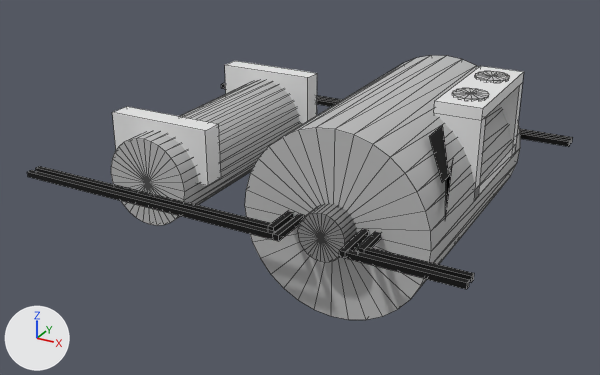
What one commit did to the OBJ model assets/buildings/Generator.obj.
Before and after are seen from a 50 mm lens placed at (8.37, -15.9, 7.14), pointed at (-0.16, -0.4, -0.61). Every picture has the same lights, and +X, +Y and +Z are marked at lower left. Mesh edges are drawn as thin lines. Where no turn or scale is listed for an object, it has been applied to the vertices. Vertices at the same position are counted once.

Names of what the first picture shows: 'Generator'.
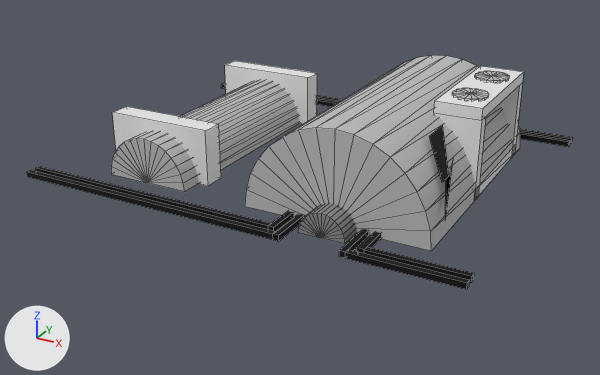
Where the change shows, as pixel boxes (x1, y1, x2, y2) in the pictures (600 x 375 px; the box of a moved part takes in the faces that stretch with it):
'Generator', reshaped (12% shorter)
    before: (27, 55, 573, 320)
    after: (27, 55, 573, 289)
part 1 of me_generator, cut back
    before: (111, 82, 523, 320)
    after: (273, 82, 523, 241)
part 2 of me_generator, moved or reshaped
    both: (434, 113, 486, 200)

What the commit changed:
me_generator is used by ob_generator; location (0.0, 0.0, 0.0).
Verts and faces of me_generator; kept vertices keep their numbers, new ones are numbered from 597.
Before the commit, vertices of me_generator: 568 (3.0, -0.5, 1.75) at pixel (433, 112), 570 (4.0, -0.5, 1.75) at pixel (481, 120), 576 (3.0, -0.5, 0.0), 578 (4.0, -0.5, 0.0) at pixel (474, 200), 588 (4.0, -0.5, 1.75) at pixel (481, 120).
Before the commit, vertices of me_generator: 589 (3.0, -0.25, 1.75), 590 (4.0, -0.25, 1.75) at pixel (485, 116), 592 (4.0, -0.25, 0.0) at pixel (478, 196).
me_generator had 597 vertices, 966 faces and spanned x -5.0..5.0, y -4.0..4.0, z -2.0..2.03.
me_generator now has 509 vertices, 774 faces and spans x -5.0..5.0, y -4.0..4.0, z 0.0..2.03.
Part 1, on me_generator:
90 vertices are removed from x -3.48..3.96, y -3.5..3.5, z -2.0..-0.1.
199 faces are deleted.
3 vertices are added at (1.25, -4.0, 0.13), (4.0, 2.5, 1.75), (4.0, 2.5, 0.0).
3 new faces join them, mat_pureblack (black #000000).
4 new faces join them, mat_purelightgray (white #e5e5e5).
Part 2, on me_generator:
Vertices deleted: 588 (with the faces that use them).
New faces: (568, 576, 578, 570), (568, 570, 590, 589), (570, 578, 592, 590) (mat_purelightgray (white #e5e5e5)).
